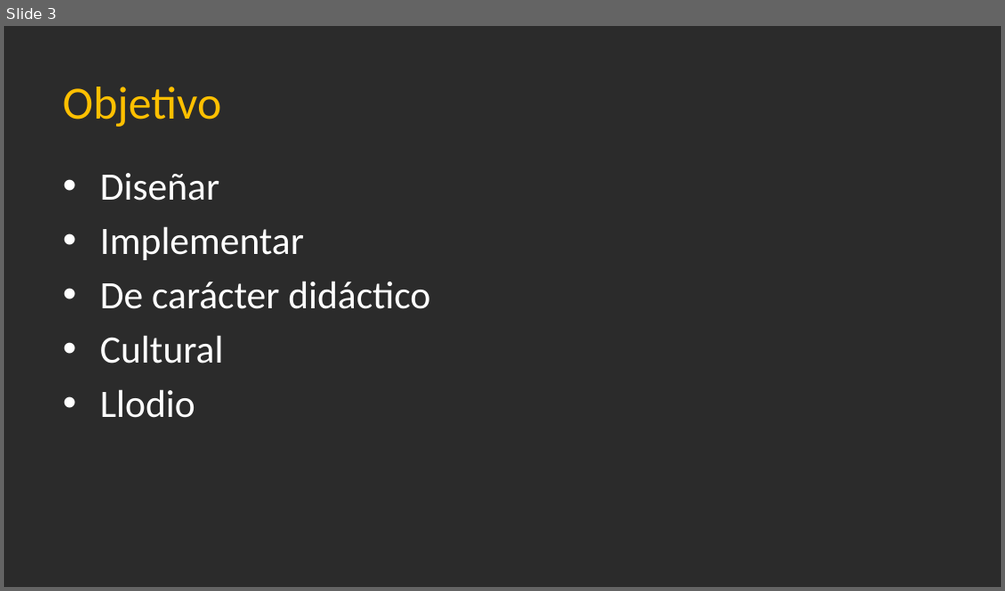
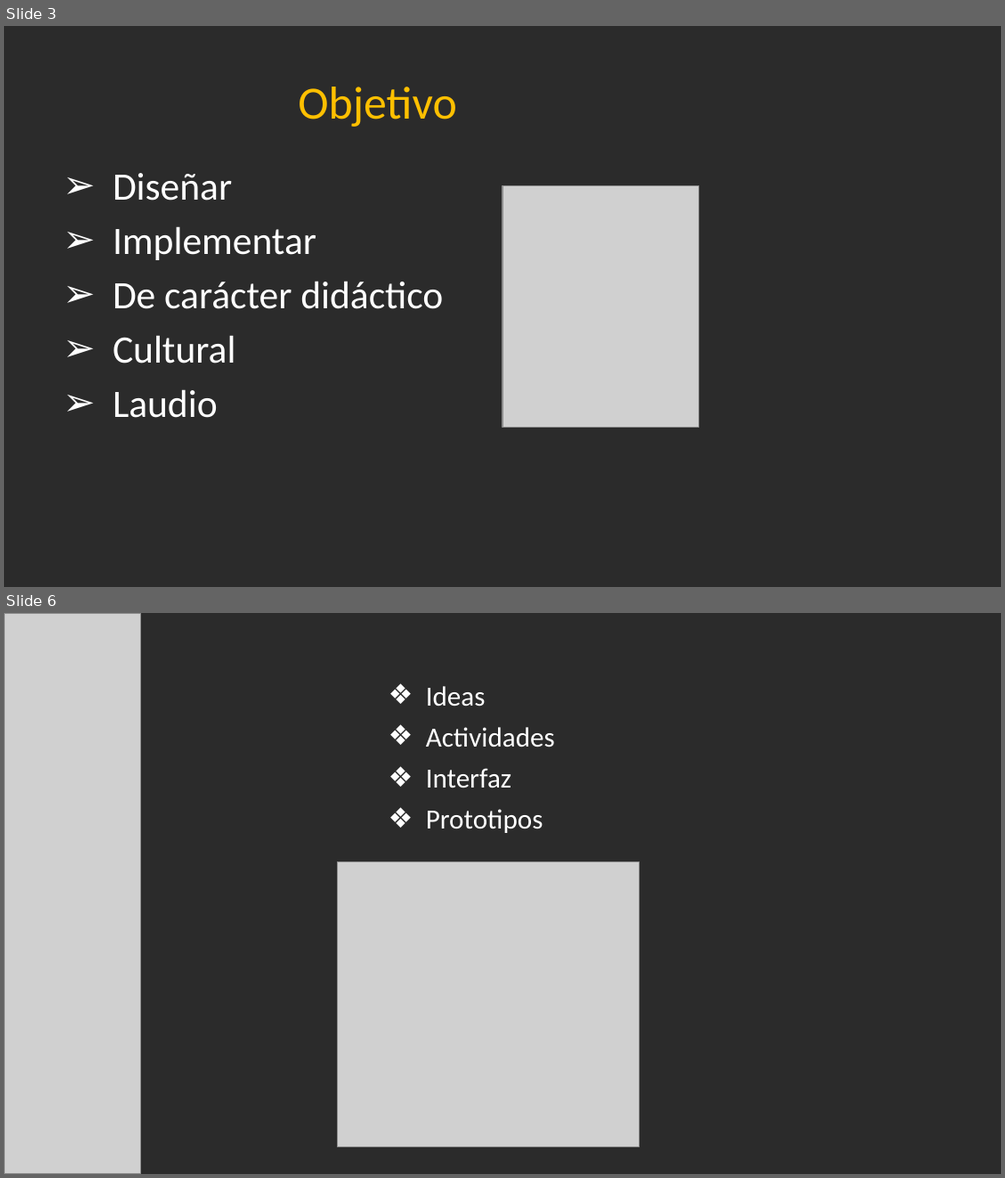
Before and after one commit to Jandycon/PROYECTOAPP, a slide deck: DidaktikApp.pptx. Shown one above the other, each under a label of ours: slide 3 before the commit, slides 3 and 6 after it; the slides between them are not shown. The pictures are 1005x591 and 1005x1178 pixels, drawn with LibreOffice and Linux fonts; fonts in the diff are those of the drawing; grey boxes stand for pictures; background and template pictures are left out; a plain dark background stands for a picture behind light text. Boxes give left, top, right and bottom in pixels: in the first picture for what was removed or moved away, otherwise in the second. Text is boxed around its words. In the diff, an @@ line names an element or a change of style, - is before the commit and + after.

```diff
--- a/DidaktikApp.pptx
+++ b/DidaktikApp.pptx
@@ slide 6 added at box(4, 613, 1001, 1174), background picture (left out) @@
@@ picture added at box(4, 613, 140, 1173) @@
@@ text added at box(426, 686, 555, 833), 20 pt, text #FFFFFF @@
+❖ Ideas
+❖ Actividades
+❖ Interfaz
+❖ Prototipos
@@ picture added at box(338, 862, 639, 1147) @@
@@ slide 3 changed as well @@
@@ text "Objetivo" at box(298, 87, 457, 127): alignment left to centre @@
@@ text at box(113, 173, 443, 363): bullet • to ➢ @@
@@ picture added at box(502, 185, 699, 427) @@
@@ text at box(113, 389, 218, 418): text changed @@
-• Llodio
+➢ Laudio
```
Also in this commit, not shown: 3 other slides changed, 7 other slides added, 1 slide removed.
